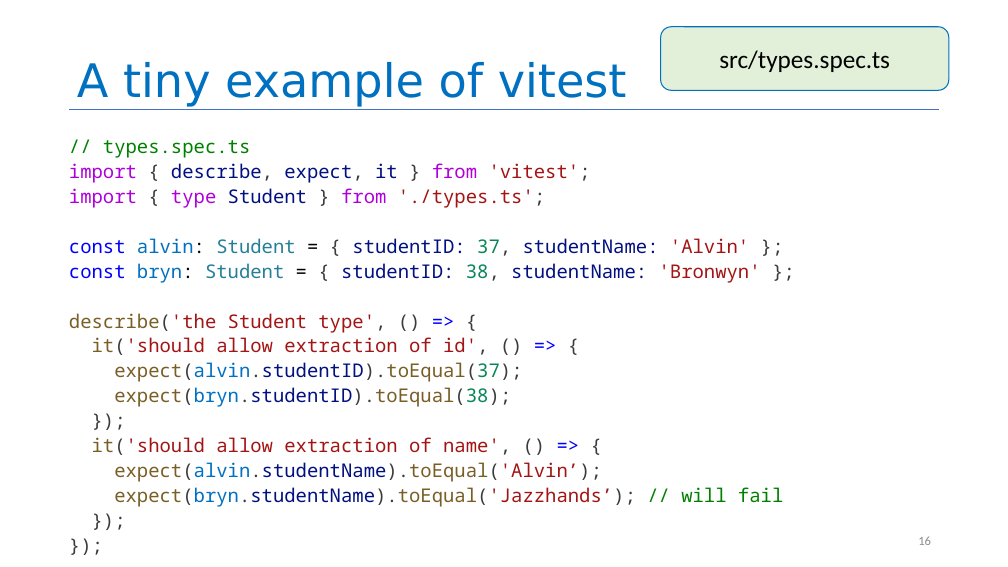
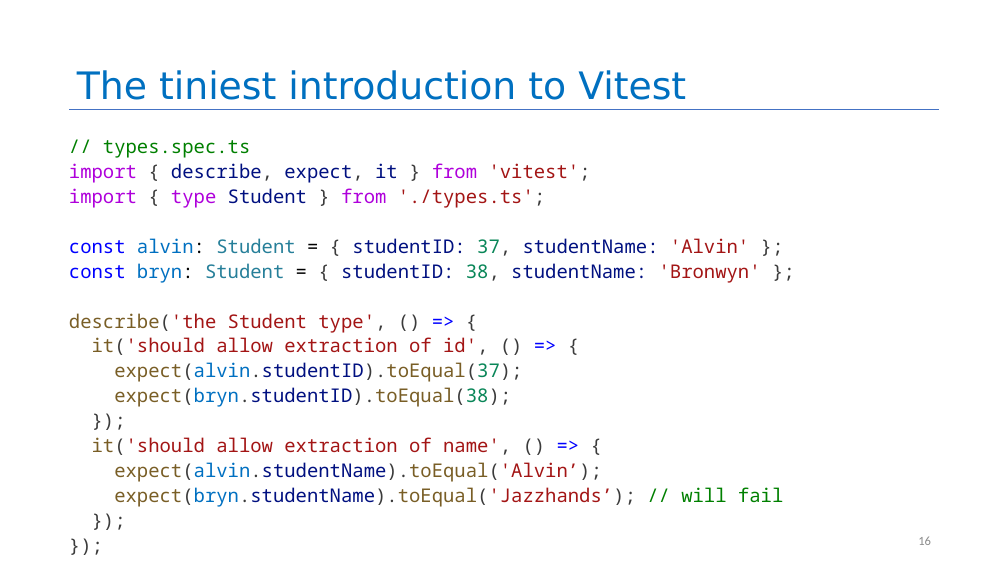
Before and after one commit to rimshaTest/CS4530-Spring-2026, a slide deck: slide 16 of Slides/Module 02.2 Test-Driven Development.pptx. Drawn at 1008x567 pixels with LibreOffice and Linux fonts; fonts in the diff are those of the drawing. Boxes give left, top, right and bottom in pixels: in the first picture for what was removed or moved away, otherwise in the second. Text is boxed around its words. In the diff, an @@ line names an element or a change of style, - is before the commit and + after.

```diff
--- a/Slides/Module 02.2 Test-Driven Development.pptx
+++ b/Slides/Module 02.2 Test-Driven Development.pptx
@@ rounded rectangle removed at <box>661,26,949,90</box> @@
-src/types.spec.ts
@@ title at <box>77,70,686,100</box>: text changed; size 44 to 36 pt @@
-A tiny example of vitest
+The tiniest introduction to Vitest
```
Also in this commit, not shown: 15 other slides changed, 1 other file.
